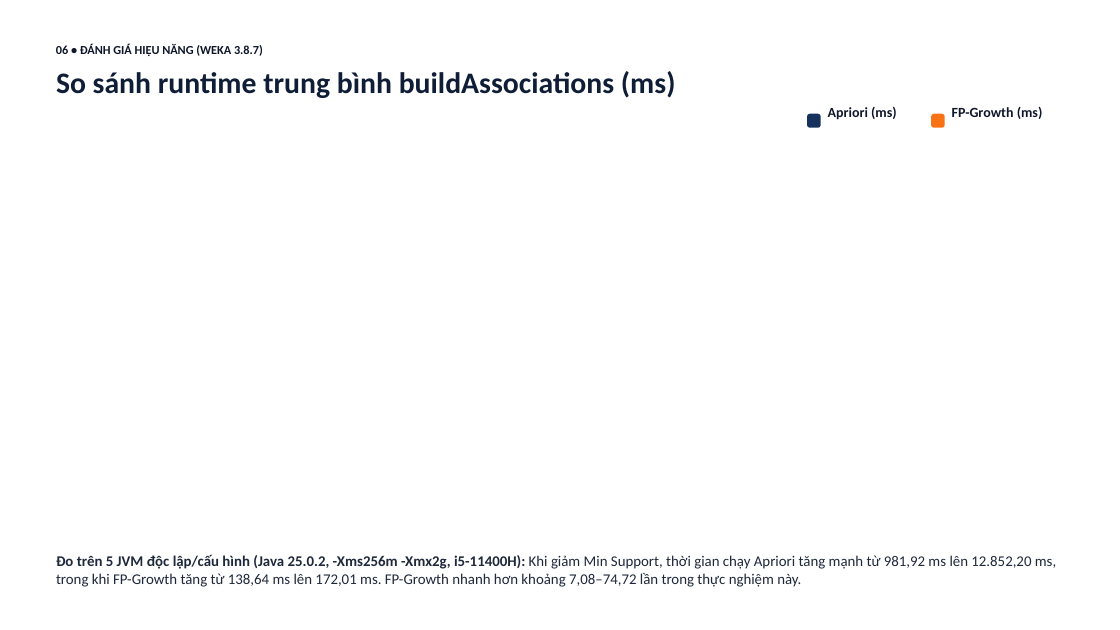
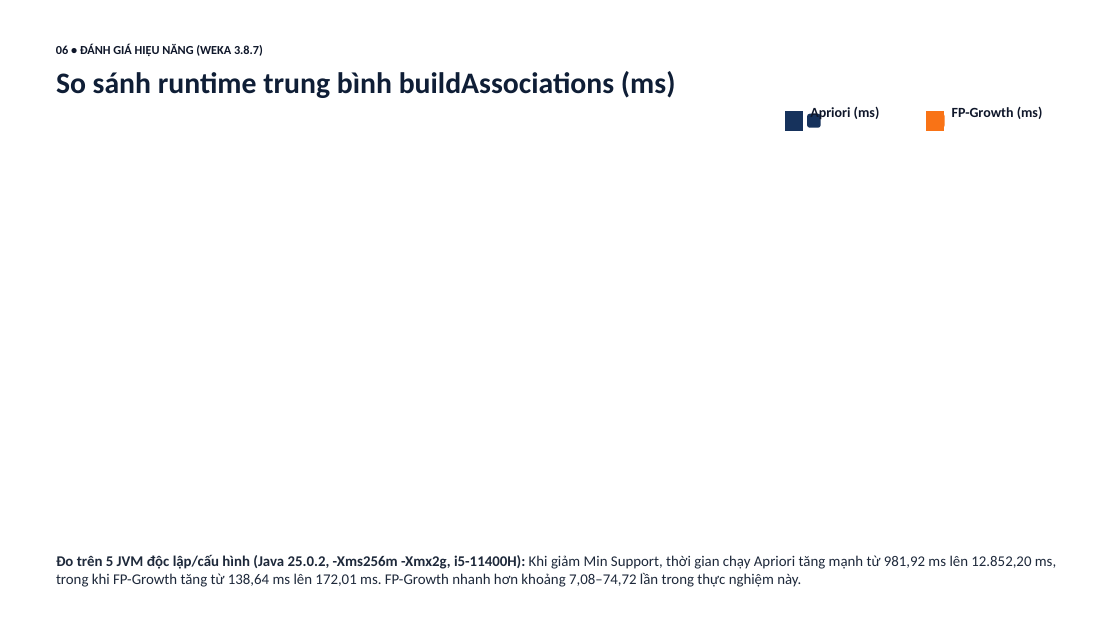
Before and after one commit to Ngocnguyen055/Data_Mining_Tool, a slide deck: slide 12 of slide/DataMining.pptx. Drawn at 1120x630 pixels with LibreOffice and Linux fonts; fonts in the diff are those of the drawing; background and template pictures are left out. Boxes give left, top, right and bottom in pixels: in the first picture for what was removed or moved away, otherwise in the second. Text is boxed around its words. In the diff, an @@ line names an element or a change of style, - is before the commit and + after.

Commit message:
update slide

```diff
--- a/slide/DataMining.pptx
+++ b/slide/DataMining.pptx
@@ freeform shape added at bbox=[785, 110, 803, 130], fill #16325C @@
@@ text "Apriori (ms)": place and size @@
-text "Apriori (ms)" at bbox=[828, 107, 897, 120]
+text "Apriori (ms)" at bbox=[810, 107, 880, 121]
@@ freeform shape added at bbox=[926, 110, 944, 130], fill #F97316 @@
```
Also in this commit, not shown: 4 other slides changed.
